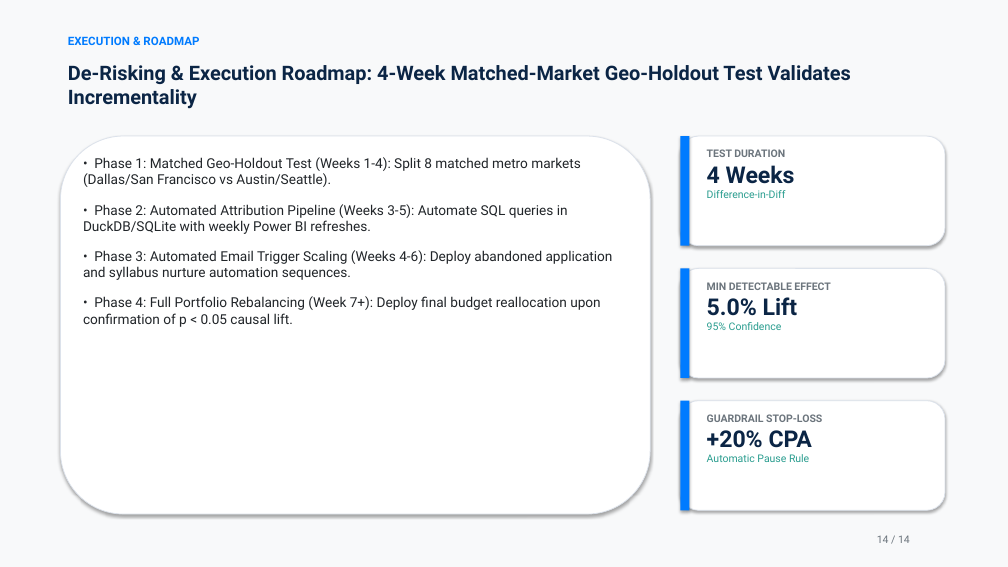
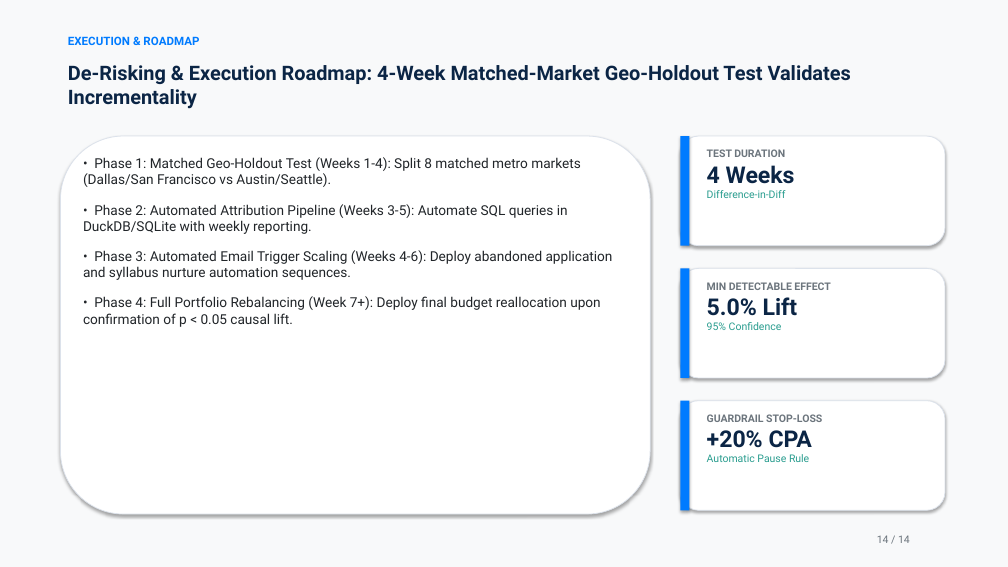
Before and after one commit to JNikhil11/grito-marketing-attribution-analytics, a slide deck: slide 14 of presentation/Grito_Attribution_Deck.pptx. Drawn at 1008x567 pixels with LibreOffice and Linux fonts; fonts in the diff are those of the drawing. Boxes give left, top, right and bottom in pixels: in the first picture for what was removed or moved away, otherwise in the second. Text is boxed around its words. In the diff, an @@ line names an element or a change of style, - is before the commit and + after.

```diff
--- a/presentation/Grito_Attribution_Deck.pptx
+++ b/presentation/Grito_Attribution_Deck.pptx
@@ text at [83,204,568,234]: text changed @@
-• Phase 2: Automated Attribution Pipeline (Weeks 3-5): Automate SQL queries in DuckDB/SQLite with weekly Power BI refreshes.
+• Phase 2: Automated Attribution Pipeline (Weeks 3-5): Automate SQL queries in DuckDB/SQLite with weekly reporting.
```
Also in this commit, not shown: 12 other slides changed, 32 other files.
